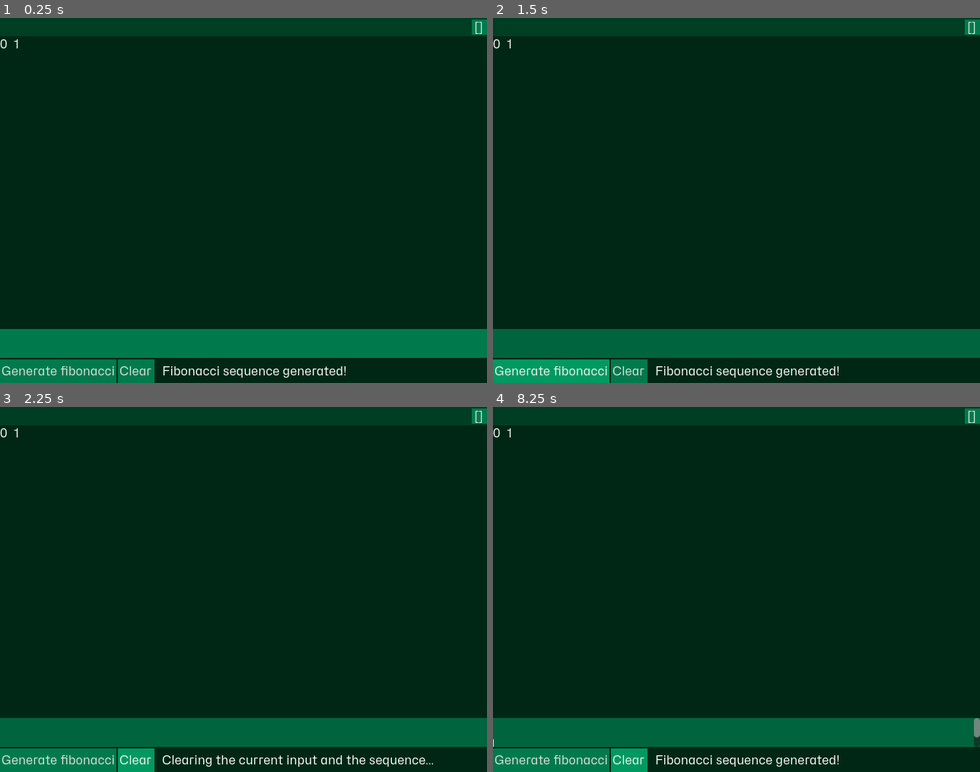
Above: before the commit, frames 1-4 (two rows, left to right).
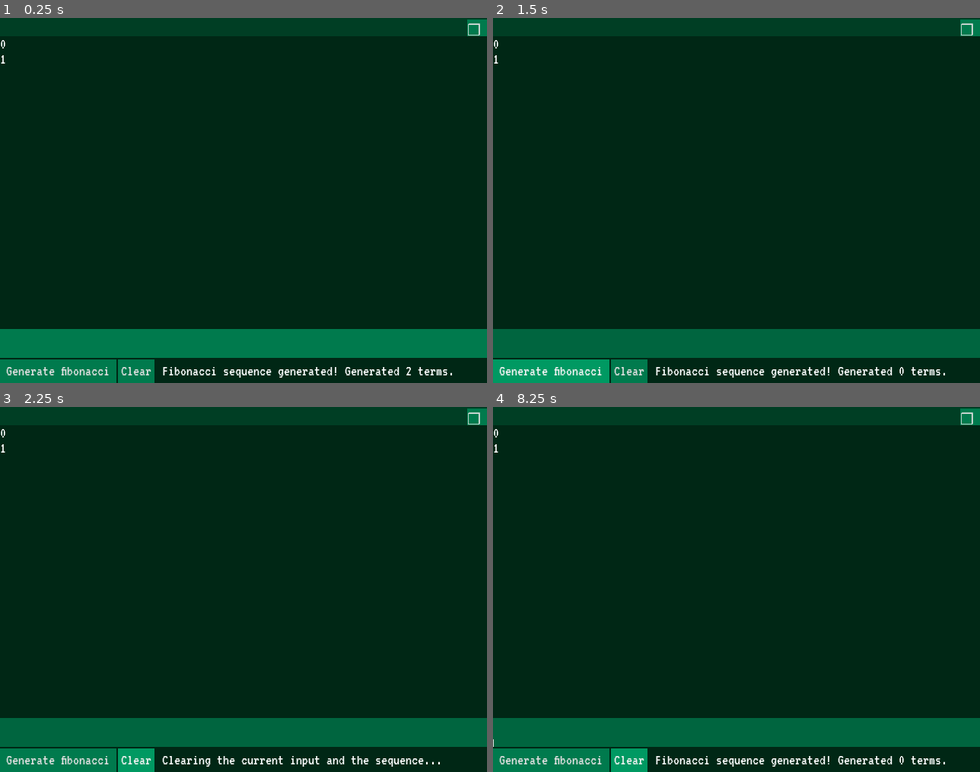
Above: after the commit, the same moments.

Repository: JoonasHeinonen/fibonacci-generator
Game: Godot game, scene res://scenes/Main.tscn
Two runs of this game, one before a commit and one after it. Both use one fixed random seed, a clock stepped at 60 frames per second and the inputs below.
Inputs (mouse positions are in pixels of both pictures, inside the frame that each line leads up to):
- Up to frame 1 (0.25 s): no input
- Up to frame 2 (1.5 s): click (736, 342) at 0.52 s; type "Alex" at 0.6 s; click "Generate fibonacci" at 1.25 s
- Up to frame 3 (2.25 s): click "Clear" at 2 s
- Up to frame 4 (8.25 s): click "[]" (after the commit: "❒") at 2.75 s; click "[]" (after the commit: "❒") at 3.5 s; click "Generate fibonacci" at 4.25 s; click "Clear" at 5 s; click "[]" (after the commit: "❒") at 5.75 s; click "Generate fibonacci" at 6.5 s; click "Clear" at 7.25 s; tap Enter (ui_enter) at 8 s; hold Enter (ui_enter) from 8.03 s (still down)

The runs differ from the first frame. In frame 1, 1.3% of the frame differs, in the area x 0-100%, y 0-99%; in frame 2, 1.3%; in frame 3, 1.3%; in frame 4, 1.4%.

Commit message:
fibonacci-generator: Font changes.

Diff:
--- a/scenes/Main.tscn
+++ b/scenes/Main.tscn
@@ -33,12 +33,12 @@
 
 [node name="RestoreWindowSizeButton" type="Button" parent="TopButtons"]
 layout_mode = 0
-offset_left = 618.0
+offset_left = 612.0
 offset_top = 2.0
 offset_right = 638.0
-offset_bottom = 22.0
+offset_bottom = 30.0
 theme = ExtResource("2_u0adm")
-text = "[]"
+text = "❒ "
 script = ExtResource("2_cifph")
 to_the_right = true
 
@@ -66,10 +66,13 @@
 to_the_bottom = true
 
 [node name="NumberAreaTextEdit" type="TextEdit" parent="ButtonsBackgroundLabel"]
+layout_mode = 0
 offset_top = 2.0
 offset_right = 640.0
 offset_bottom = 40.0
 theme = ExtResource("2_u0adm")
+context_menu_enabled = false
+shortcut_keys_enabled = false
 wrap_mode = 1
 caret_blink = true
 script = ExtResource("2_cifph")
--- a/src/scripts/main.gd
+++ b/src/scripts/main.gd
@@ -52,14 +52,15 @@
 ## Generates the Fibonacci sequence.
 func generate_sequence(terms : int, cleared : bool):
 	if !cleared:
-		warning_text.text = "Fibonacci sequence generated!"
+		var output_text = "Fibonacci sequence generated! Generated {str} terms."
+		warning_text.text = output_text.format({"str": terms})
 	else:
 		warning_text.text = "Clearing the current input and the sequence..."
 
 	var fibonacci_sequence_text = ""
 	if (terms >= 0):
 		while count < terms:
-			fibonacci_sequence_text = fibonacci_sequence_text + str(fib_0) + "  "
+			fibonacci_sequence_text = fibonacci_sequence_text + str(fib_0) + "\n"
 			fibonacci_sequence.text = fibonacci_sequence_text
 			var fib = fib_0 + fib_1
 			fib_0 = fib_1
--- a/src/scripts/responsive_helper.gd
+++ b/src/scripts/responsive_helper.gd
@@ -47,4 +47,3 @@
 	if set_custom_margin:
 		self.position.y = custom_top_margin
 		self.size.y = self.size.y - custom_bottom_margin
-		print(self.size)
--- a/src/themes/fibonacci.tres
+++ b/src/themes/fibonacci.tres
@@ -1,6 +1,6 @@
-[gd_resource type="Theme" load_steps=12 format=3 uid="uid://coy32dn4ayweq"]
+[gd_resource type="Theme" load_steps=13 format=3 uid="uid://coy32dn4ayweq"]
 
-[ext_resource type="FontFile" uid="uid://biytjwusaexqi" path="res://resources/fonts/HubotSans-Regular.ttf" id="1_vs3y3"]
+[ext_resource type="FontFile" uid="uid://cpl16q8mp1bhf" path="res://resources/fonts/VT323-Regular.ttf" id="1_wprmq"]
 
 [sub_resource type="StyleBoxFlat" id="StyleBoxFlat_t0k3p"]
 bg_color = Color(0, 0.478431, 0.301961, 1)
@@ -32,8 +32,12 @@
 [sub_resource type="StyleBoxFlat" id="StyleBoxFlat_pa3oo"]
 bg_color = Color(0, 0.478431, 0.301961, 1)
 
+[sub_resource type="StyleBoxFlat" id="StyleBoxFlat_xltwh"]
+bg_color = Color(0, 0, 0, 1)
+
 [resource]
-default_font = ExtResource("1_vs3y3")
+default_font = ExtResource("1_wprmq")
+default_font_size = 20
 Button/styles/focus = SubResource("StyleBoxFlat_t0k3p")
 Button/styles/hover = SubResource("StyleBoxFlat_gvjmy")
 Button/styles/normal = SubResource("StyleBoxFlat_2cq7v")
@@ -44,3 +48,4 @@
 RichTextLabel/styles/normal = SubResource("StyleBoxFlat_dfrj7")
 TextEdit/styles/focus = SubResource("StyleBoxFlat_1k7yw")
 TextEdit/styles/normal = SubResource("StyleBoxFlat_pa3oo")
+VScrollBar/styles/scroll = SubResource("StyleBoxFlat_xltwh")
Binary file removed: resources/fonts/HubotSans-Regular.ttf
Binary file added: resources/fonts/VT323-Regular.ttf
Not shown, changed: resources/fonts/VT323-Regular.ttf.import
